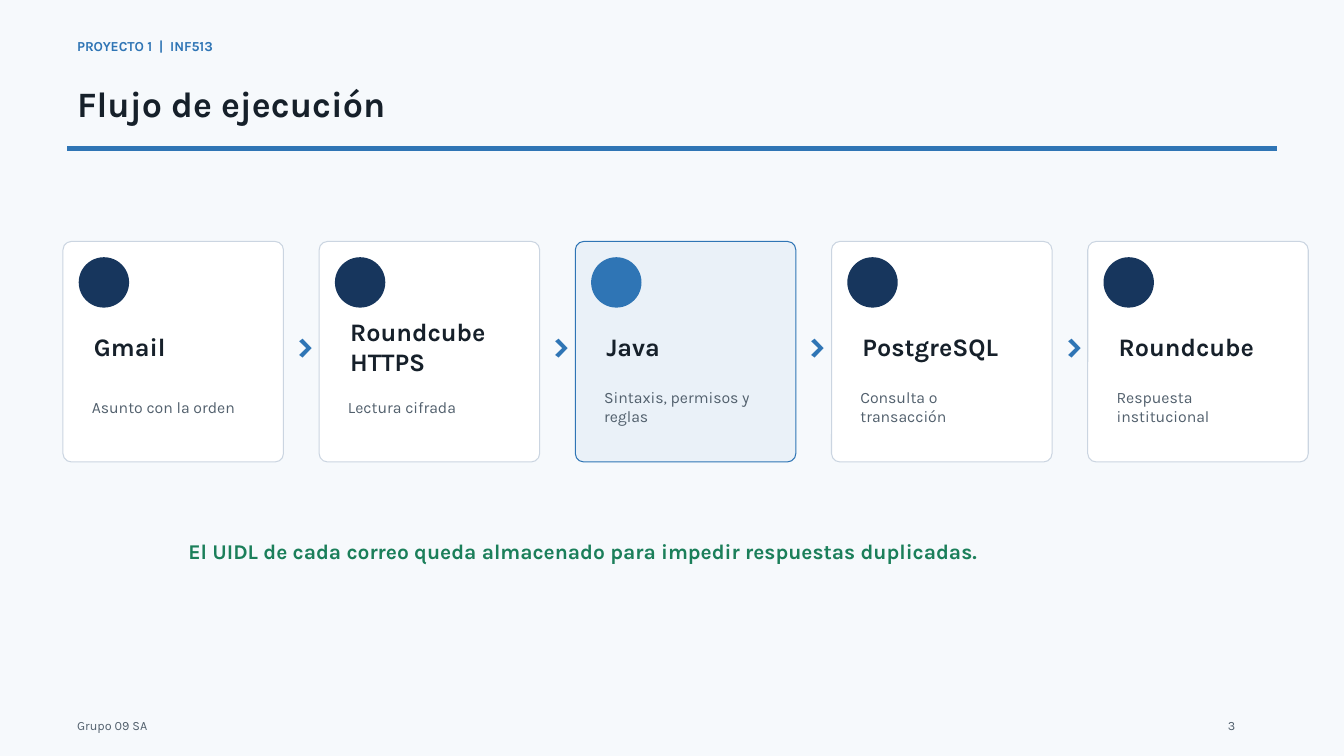
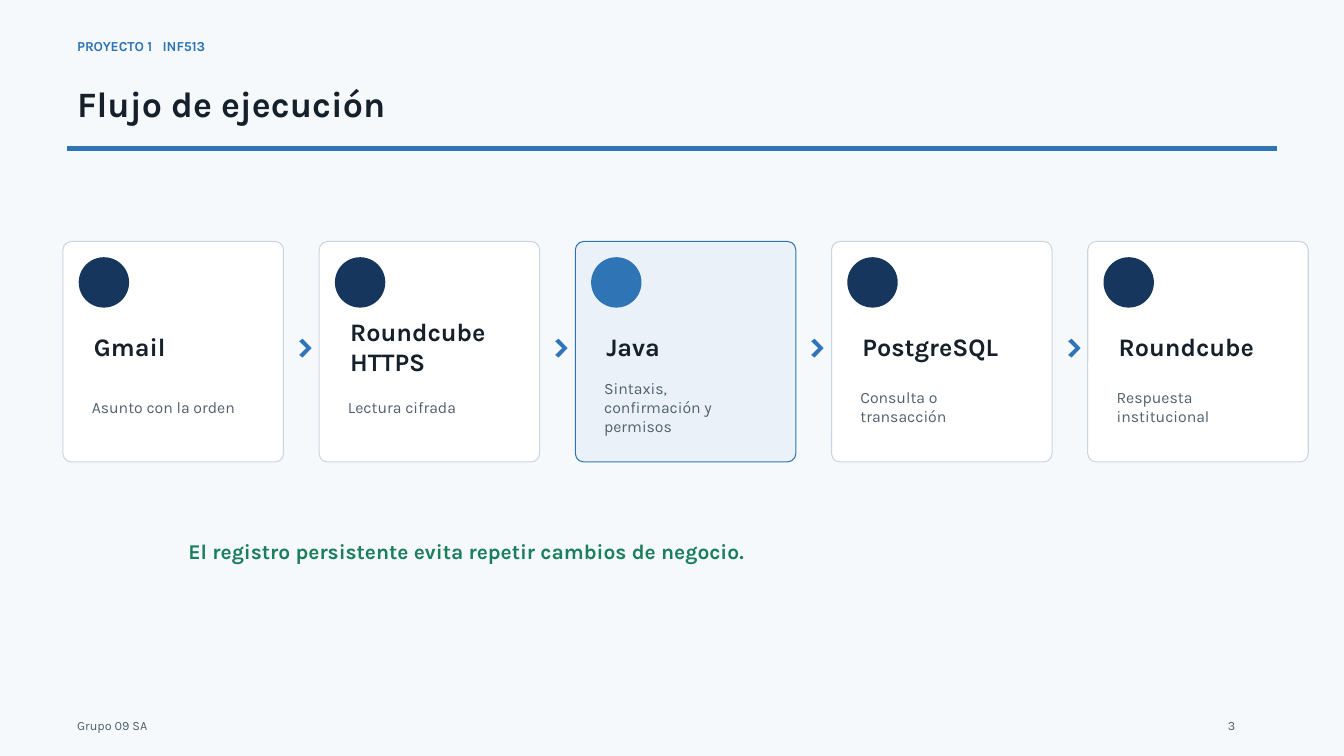
Before and after one commit to BrayanJoelRamosVargas1/inf513-proyecto1, a slide deck: slide 3 of entrega/Presentacion_INF513_P1_Grupo09SA.pptx. Drawn at 1344x756 pixels with LibreOffice and Linux fonts; fonts in the diff are those of the drawing. Boxes give left, top, right and bottom in pixels: in the first picture for what was removed or moved away, otherwise in the second. Text is boxed around its words. In the diff, an @@ line names an element or a change of style, - is before the commit and + after.

```diff
--- a/entrega/Presentacion_INF513_P1_Grupo09SA.pptx
+++ b/entrega/Presentacion_INF513_P1_Grupo09SA.pptx
@@ text at [77, 42, 206, 51]: text changed @@
-PROYECTO 1 | INF513
+PROYECTO 1 INF513
@@ text at [604, 383, 711, 436]: text changed @@
-Sintaxis, permisos y reglas
+Sintaxis, confirmación y permisos
@@ text at [188, 544, 744, 565]: text changed @@
-El UIDL de cada correo queda almacenado para impedir respuestas duplicadas.
+El registro persistente evita repetir cambios de negocio.
```
Also in this commit, not shown: 9 other slides changed, 10 other files.
